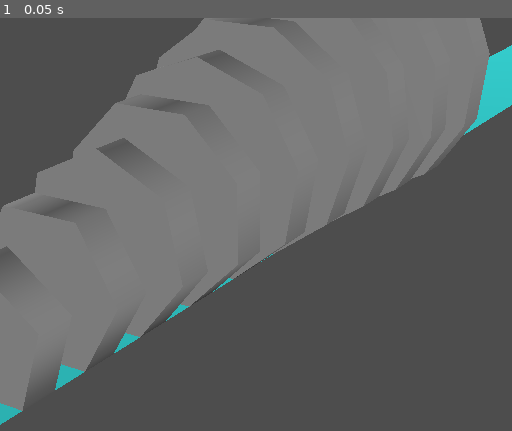
Above: before the commit, frame 1.
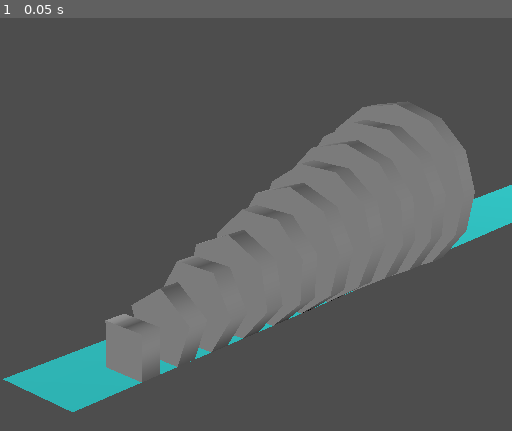
Above: after the commit, the same moment.

Repository: atahrijouti/tumbling-prisms-godot
Game: Godot game, scene res://Main.tscn
Two runs of this game, one before a commit and one after it. Both use one fixed random seed, a clock stepped at 60 frames per second and the inputs below.
Inputs:
- Up to frame 1 (0.05 s): no input

The runs differ from the first frame. In frame 1, 53% of the frame differs, in the area x 0-100%, y 0-99%.

Commit message:
last camera position

Diff:
--- a/Main.tscn
+++ b/Main.tscn
@@ -12,7 +12,7 @@
 script = ExtResource("1_glv2v")
 
 [node name="Camera3D" type="Camera3D" parent="." unique_id=1691968508]
-transform = Transform3D(-0.8520811, 0.20465665, -0.4817397, 0, 0.9203879, 0.3910067, 0.5234094, 0.33316952, -0.7842452, -8.432924, 5.9033465, -4.791363)
+transform = Transform3D(-0.7652209, 0.24726908, -0.59438574, 0.037017155, 0.93866587, 0.34283572, 0.6427022, 0.2403427, -0.7274402, -15.364121, 9.654215, -12.487054)
 fov = 25.0
 near = 0.01
 far = 2000.0
